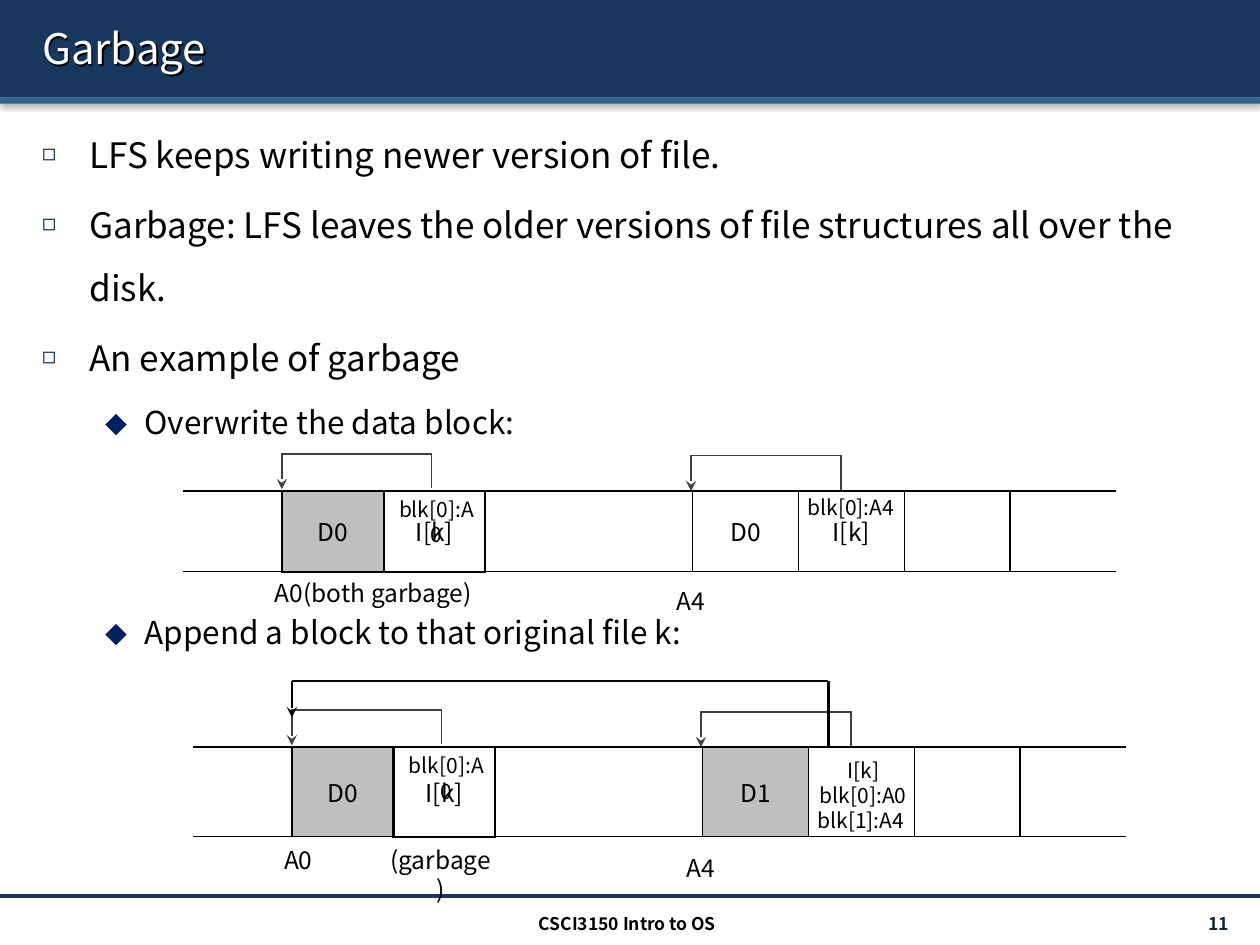
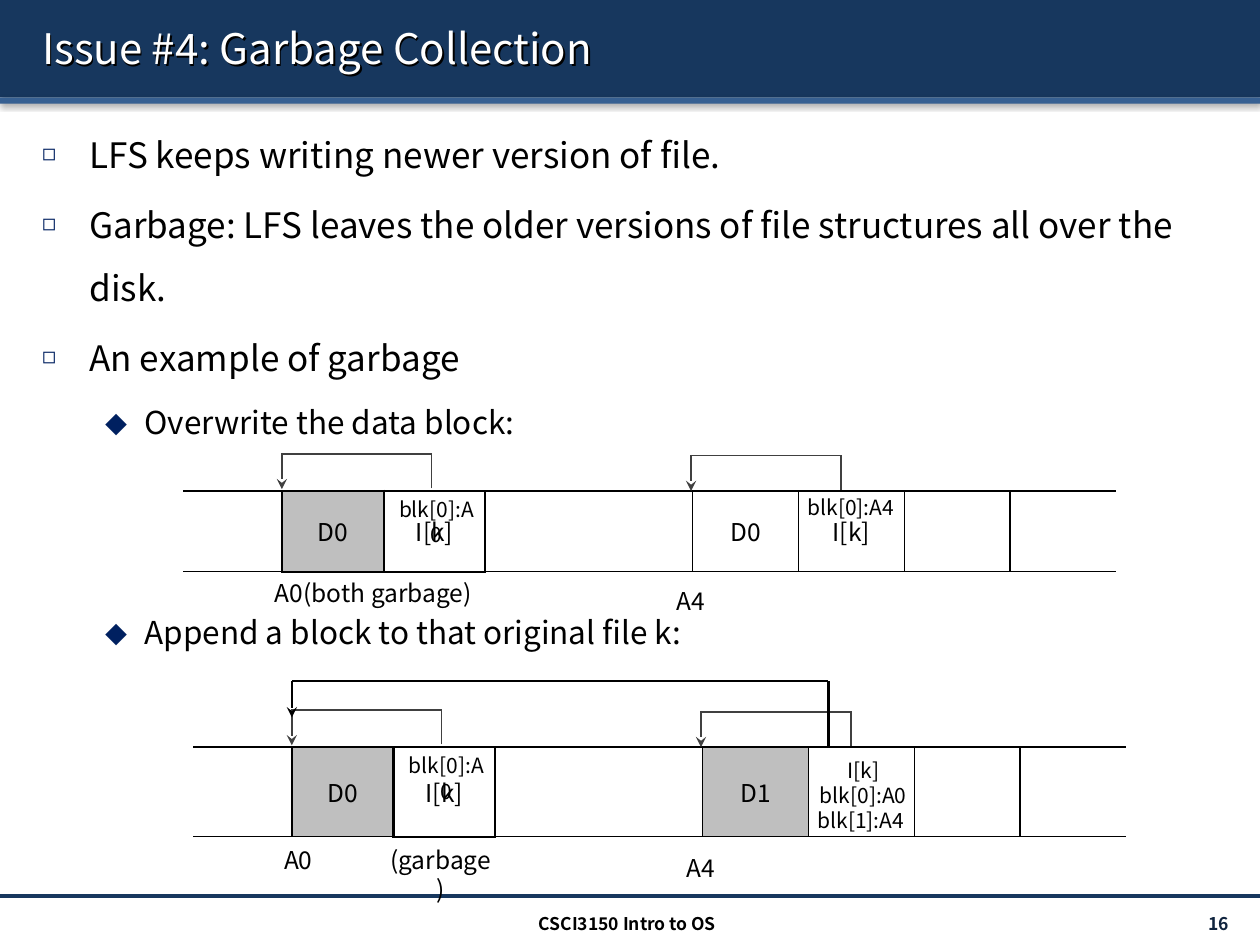
Before and after one commit to henryhxu/CSCI3150, a slide deck: slide 16 of lecture/lec15_lfs.pptx (slide 11 before the commit). Drawn at 1260x945 pixels with LibreOffice and Linux fonts; fonts in the diff are those of the drawing. Boxes give left, top, right and bottom in pixels: in the first picture for what was removed or moved away, otherwise in the second. Text is boxed around its words. In the diff, an @@ line names an element or a change of style, - is before the commit and + after.

```diff
--- a/lecture/lec15_lfs.pptx
+++ b/lecture/lec15_lfs.pptx
@@ title at [42,30,592,75]: text changed @@
-Garbage
+Issue #4: Garbage Collection
@@ page number at [1208,917,1229,931]: text changed @@
-11
+16
```
Also in this commit, not shown: 13 other slides changed, 6 slides added.
